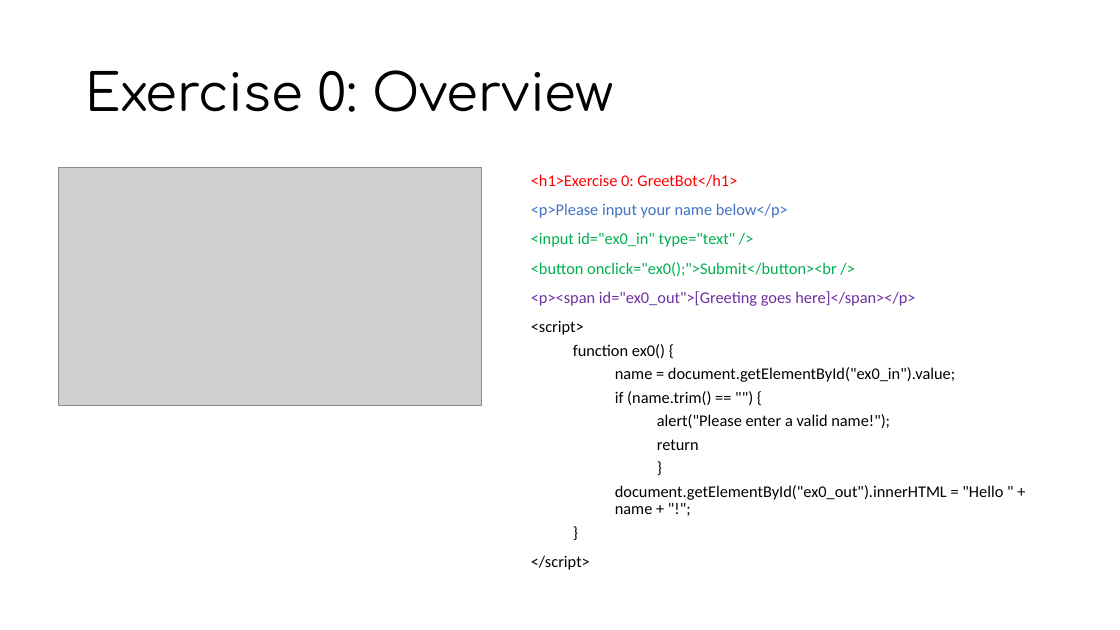
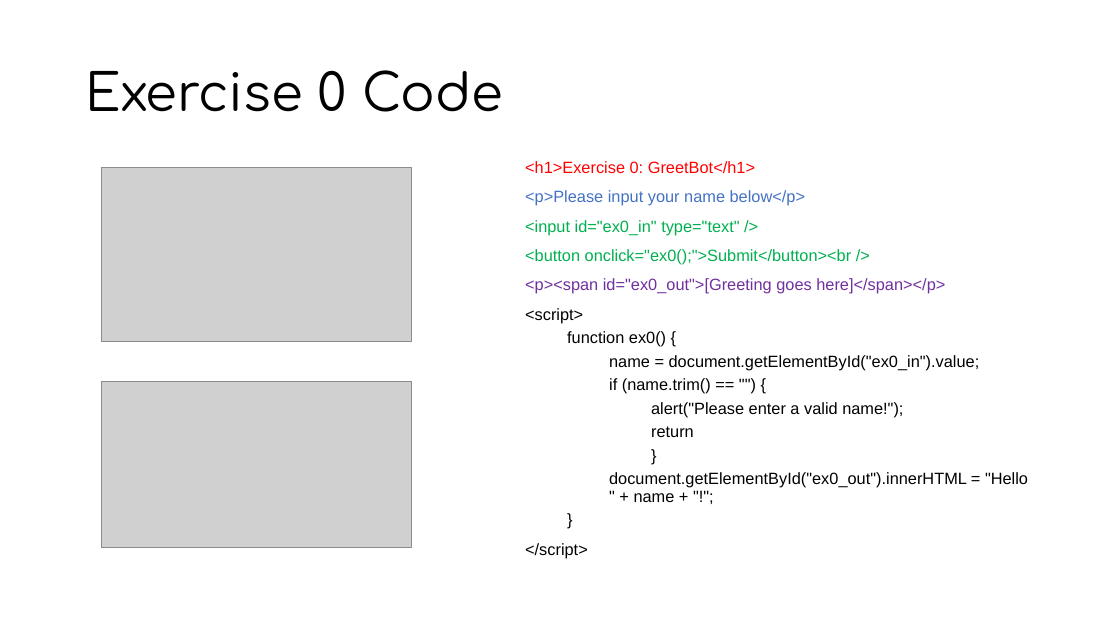
Before and after one commit to MiBioSoft2017/2017FallBootCamp, a slide deck: slide 11 of Javascript/JS Tutorial.pptx (slide 4 before the commit). Drawn at 1120x630 pixels with LibreOffice and Linux fonts; fonts in the diff are those of the drawing; grey boxes stand for pictures. Boxes give left, top, right and bottom in pixels: in the first picture for what was removed or moved away, otherwise in the second. Text is boxed around its words. In the diff, an @@ line names an element or a change of style, - is before the commit and + after.

```diff
--- a/Javascript/JS Tutorial.pptx
+++ b/Javascript/JS Tutorial.pptx
@@ title at bbox=[85, 70, 503, 112]: text changed @@
-Exercise 0: Overview
+Exercise 0 Code
@@ picture: place and size @@
-picture at bbox=[58, 168, 481, 406]
+picture at bbox=[102, 168, 412, 342]
@@ text "<h1>Exercise 0: GreetBot</h1>": place and size @@
-text "<h1>Exercise 0: GreetBot</h1>" at bbox=[531, 174, 1003, 570]
+text "<h1>Exercise 0: GreetBot</h1>" at bbox=[525, 161, 1028, 558]
@@ text "<h1>Exercise 0: GreetBot</h1>" at bbox=[525, 161, 1028, 558]: font Calibri to Arial @@
@@ picture added at bbox=[102, 381, 412, 548] @@
```
Also in this commit, not shown: 3 other slides changed, 13 slides added, 2 slides removed.
